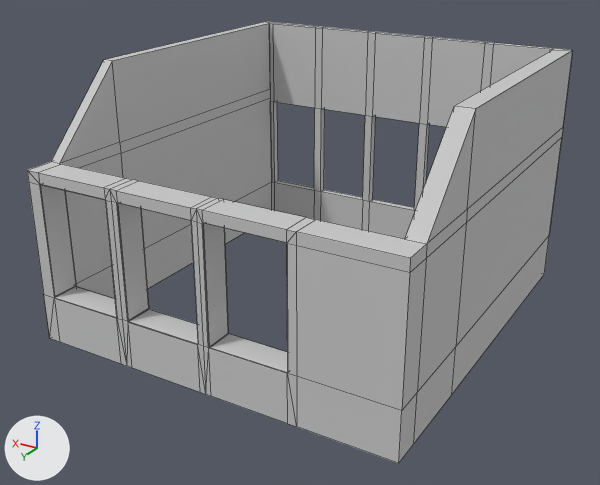
Before and after pictures for a commit that changed the FBX model Assets/StoreAssets/Loft/Models/Wall.FBX.
Rendered twice from a 50 mm camera at (-8.12, 12.13, 7.64) aimed at (-0.74, -0.17, 1.49). Lighting does not change. The marker at lower left points along +X, +Y and +Z. Mesh edges are drawn as thin lines. Where no turn or scale is listed for an object, it has been applied to the vertices. Vertices at the same position are counted once.

In view in the first picture: 'Wall'.
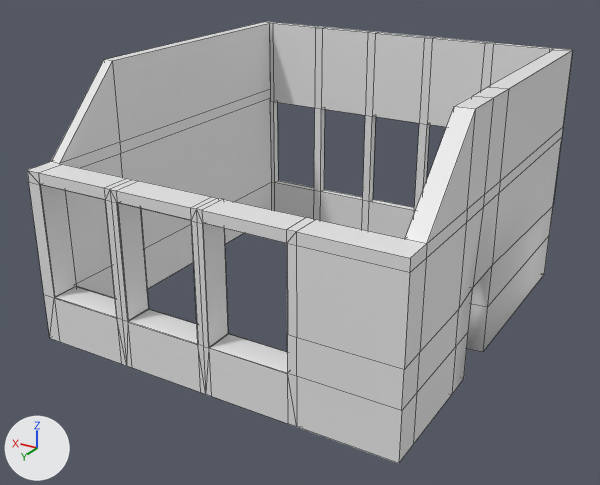
The newer file is also rescaled (x33.94) as a whole; pictures and numbers use the older file's frame.

Location of each change, [x1, y1, x2, y2] in pixels of the pictures (600 x 485 px; the box of a moved part takes in the faces that stretch with it):
'Wall', recoloured, surface changed, reshaped: before [27, 22, 573, 463]; after [27, 22, 573, 464]
part 1 of me_mesh, moved or reshaped: [27, 50, 573, 411] in both

What changed in the scene script:
```text
Change mat_wall:
    mat_wall.roughness: 0.859 -> 0.5
    mat_wall.base_color: (0.588, 0.588, 0.588) -> (0.8, 0.8, 0.8)  # light grey #cacaca -> white #e7e7e7
Change me_mesh:
    used by ob_wall; location = (-0.76, -0.24, 0.0)
    remove me_mesh.from_pydata(...)  # 412 vertices, 397 faces; spans x -3.56..3.45, y -4.11..3.27, z 0.0..4.75
    add me_mesh.from_pydata(...)  # 451 vertices, 440 faces; spans x -3.56..3.45, y -4.11..3.27, z 0.0..4.75
    me_mesh part 1
    93 faces are deleted
    6 vertices move within x 1.46, y 2.73..3.27, z 0.9..3.03
    30 vertices are added at x -3.56..-1.68, y -3.95..3.27, z 0.0..4.75
    9 new vertices lie (0.0, 0.0, 0.67) away from vertices in x -3.56..-1.69, y -4.11..3.27, z 0.9
    136 new faces join them
```
